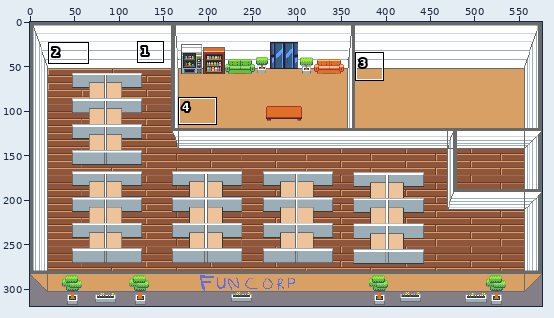
Pixel-art file: graphics/original_files/office_building.aseprite. The picture above shows the old version from afar; the outline marks the close-up.
Close-up. Before:
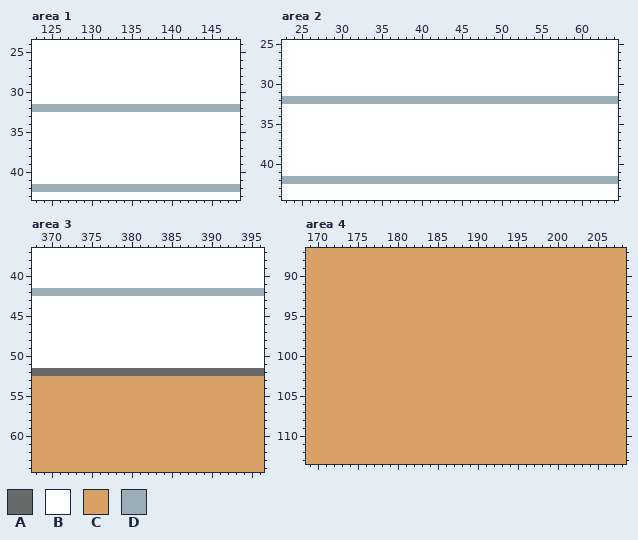
576x320 pixels, 1 frame. Shown: area 1: x 123..148, y 24..43; area 2: x 23..64, y 25..44; area 3: x 368..396, y 37..64; area 4: x 169..208, y 87..113. The commit also changed other parts of the picture, which this record leaves out.
Visible layers, top first: "Cubicles", "Big Conference Room/Big Conf Floor", "Lobby/MainDoor", "Lobby/Vending Machines", "Lobby/Main Desk", "Lobby/Couches", "Lobby/Plants", "Lobby/Lobby Floor", "Outdoors/Flowers", "Outdoors/Trees", "Walls/Fun Corp Text", "Walls/Walls", "Sidewalk", "Office Flooring".
Palette (. is transparent): A #696a6a  B #ffffff  C #d9a066  D #9badb7
Pixels before, area 1, first column x 123:
24 BBBBBBBBBBBBBBBBBBBBBBBBBB
25 BBBBBBBBBBBBBBBBBBBBBBBBBB
26 BBBBBBBBBBBBBBBBBBBBBBBBBB
27 BBBBBBBBBBBBBBBBBBBBBBBBBB
28 BBBBBBBBBBBBBBBBBBBBBBBBBB
29 BBBBBBBBBBBBBBBBBBBBBBBBBB
30 BBBBBBBBBBBBBBBBBBBBBBBBBB
31 BBBBBBBBBBBBBBBBBBBBBBBBBB
32 DDDDDDDDDDDDDDDDDDDDDDDDDD
33 BBBBBBBBBBBBBBBBBBBBBBBBBB
34 BBBBBBBBBBBBBBBBBBBBBBBBBB
35 BBBBBBBBBBBBBBBBBBBBBBBBBB
36 BBBBBBBBBBBBBBBBBBBBBBBBBB
37 BBBBBBBBBBBBBBBBBBBBBBBBBB
38 BBBBBBBBBBBBBBBBBBBBBBBBBB
39 BBBBBBBBBBBBBBBBBBBBBBBBBB
40 BBBBBBBBBBBBBBBBBBBBBBBBBB
41 BBBBBBBBBBBBBBBBBBBBBBBBBB
42 DDDDDDDDDDDDDDDDDDDDDDDDDD
43 BBBBBBBBBBBBBBBBBBBBBBBBBB
Pixels before, area 2, first column x 23:
25 BBBBBBBBBBBBBBBBBBBBBBBBBBBBBBBBBBBBBBBBBB
26 BBBBBBBBBBBBBBBBBBBBBBBBBBBBBBBBBBBBBBBBBB
27 BBBBBBBBBBBBBBBBBBBBBBBBBBBBBBBBBBBBBBBBBB
28 BBBBBBBBBBBBBBBBBBBBBBBBBBBBBBBBBBBBBBBBBB
29 BBBBBBBBBBBBBBBBBBBBBBBBBBBBBBBBBBBBBBBBBB
30 BBBBBBBBBBBBBBBBBBBBBBBBBBBBBBBBBBBBBBBBBB
31 BBBBBBBBBBBBBBBBBBBBBBBBBBBBBBBBBBBBBBBBBB
32 DDDDDDDDDDDDDDDDDDDDDDDDDDDDDDDDDDDDDDDDDD
33 BBBBBBBBBBBBBBBBBBBBBBBBBBBBBBBBBBBBBBBBBB
34 BBBBBBBBBBBBBBBBBBBBBBBBBBBBBBBBBBBBBBBBBB
35 BBBBBBBBBBBBBBBBBBBBBBBBBBBBBBBBBBBBBBBBBB
36 BBBBBBBBBBBBBBBBBBBBBBBBBBBBBBBBBBBBBBBBBB
37 BBBBBBBBBBBBBBBBBBBBBBBBBBBBBBBBBBBBBBBBBB
38 BBBBBBBBBBBBBBBBBBBBBBBBBBBBBBBBBBBBBBBBBB
39 BBBBBBBBBBBBBBBBBBBBBBBBBBBBBBBBBBBBBBBBBB
40 BBBBBBBBBBBBBBBBBBBBBBBBBBBBBBBBBBBBBBBBBB
41 BBBBBBBBBBBBBBBBBBBBBBBBBBBBBBBBBBBBBBBBBB
42 DDDDDDDDDDDDDDDDDDDDDDDDDDDDDDDDDDDDDDDDDD
43 BBBBBBBBBBBBBBBBBBBBBBBBBBBBBBBBBBBBBBBBBB
44 BBBBBBBBBBBBBBBBBBBBBBBBBBBBBBBBBBBBBBBBBB
Pixels before, area 3, first column x 368:
37 BBBBBBBBBBBBBBBBBBBBBBBBBBBBB
38 BBBBBBBBBBBBBBBBBBBBBBBBBBBBB
39 BBBBBBBBBBBBBBBBBBBBBBBBBBBBB
40 BBBBBBBBBBBBBBBBBBBBBBBBBBBBB
41 BBBBBBBBBBBBBBBBBBBBBBBBBBBBB
42 DDDDDDDDDDDDDDDDDDDDDDDDDDDDD
43 BBBBBBBBBBBBBBBBBBBBBBBBBBBBB
44 BBBBBBBBBBBBBBBBBBBBBBBBBBBBB
45 BBBBBBBBBBBBBBBBBBBBBBBBBBBBB
46 BBBBBBBBBBBBBBBBBBBBBBBBBBBBB
47 BBBBBBBBBBBBBBBBBBBBBBBBBBBBB
48 BBBBBBBBBBBBBBBBBBBBBBBBBBBBB
49 BBBBBBBBBBBBBBBBBBBBBBBBBBBBB
50 BBBBBBBBBBBBBBBBBBBBBBBBBBBBB
51 BBBBBBBBBBBBBBBBBBBBBBBBBBBBB
52 AAAAAAAAAAAAAAAAAAAAAAAAAAAAA
53 CCCCCCCCCCCCCCCCCCCCCCCCCCCCC
54 CCCCCCCCCCCCCCCCCCCCCCCCCCCCC
55 CCCCCCCCCCCCCCCCCCCCCCCCCCCCC
56 CCCCCCCCCCCCCCCCCCCCCCCCCCCCC
57 CCCCCCCCCCCCCCCCCCCCCCCCCCCCC
58 CCCCCCCCCCCCCCCCCCCCCCCCCCCCC
59 CCCCCCCCCCCCCCCCCCCCCCCCCCCCC
60 CCCCCCCCCCCCCCCCCCCCCCCCCCCCC
61 CCCCCCCCCCCCCCCCCCCCCCCCCCCCC
62 CCCCCCCCCCCCCCCCCCCCCCCCCCCCC
63 CCCCCCCCCCCCCCCCCCCCCCCCCCCCC
64 CCCCCCCCCCCCCCCCCCCCCCCCCCCCC
Pixels before, area 4, first column x 169:
 87 CCCCCCCCCCCCCCCCCCCCCCCCCCCCCCCCCCCCCCCC
 88 CCCCCCCCCCCCCCCCCCCCCCCCCCCCCCCCCCCCCCCC
 89 CCCCCCCCCCCCCCCCCCCCCCCCCCCCCCCCCCCCCCCC
 90 CCCCCCCCCCCCCCCCCCCCCCCCCCCCCCCCCCCCCCCC
 91 CCCCCCCCCCCCCCCCCCCCCCCCCCCCCCCCCCCCCCCC
 92 CCCCCCCCCCCCCCCCCCCCCCCCCCCCCCCCCCCCCCCC
 93 CCCCCCCCCCCCCCCCCCCCCCCCCCCCCCCCCCCCCCCC
 94 CCCCCCCCCCCCCCCCCCCCCCCCCCCCCCCCCCCCCCCC
 95 CCCCCCCCCCCCCCCCCCCCCCCCCCCCCCCCCCCCCCCC
 96 CCCCCCCCCCCCCCCCCCCCCCCCCCCCCCCCCCCCCCCC
 97 CCCCCCCCCCCCCCCCCCCCCCCCCCCCCCCCCCCCCCCC
 98 CCCCCCCCCCCCCCCCCCCCCCCCCCCCCCCCCCCCCCCC
 99 CCCCCCCCCCCCCCCCCCCCCCCCCCCCCCCCCCCCCCCC
100 CCCCCCCCCCCCCCCCCCCCCCCCCCCCCCCCCCCCCCCC
101 CCCCCCCCCCCCCCCCCCCCCCCCCCCCCCCCCCCCCCCC
102 CCCCCCCCCCCCCCCCCCCCCCCCCCCCCCCCCCCCCCCC
103 CCCCCCCCCCCCCCCCCCCCCCCCCCCCCCCCCCCCCCCC
104 CCCCCCCCCCCCCCCCCCCCCCCCCCCCCCCCCCCCCCCC
105 CCCCCCCCCCCCCCCCCCCCCCCCCCCCCCCCCCCCCCCC
106 CCCCCCCCCCCCCCCCCCCCCCCCCCCCCCCCCCCCCCCC
107 CCCCCCCCCCCCCCCCCCCCCCCCCCCCCCCCCCCCCCCC
108 CCCCCCCCCCCCCCCCCCCCCCCCCCCCCCCCCCCCCCCC
109 CCCCCCCCCCCCCCCCCCCCCCCCCCCCCCCCCCCCCCCC
110 CCCCCCCCCCCCCCCCCCCCCCCCCCCCCCCCCCCCCCCC
111 CCCCCCCCCCCCCCCCCCCCCCCCCCCCCCCCCCCCCCCC
112 CCCCCCCCCCCCCCCCCCCCCCCCCCCCCCCCCCCCCCCC
113 CCCCCCCCCCCCCCCCCCCCCCCCCCCCCCCCCCCCCCCC
The same view after the edit:
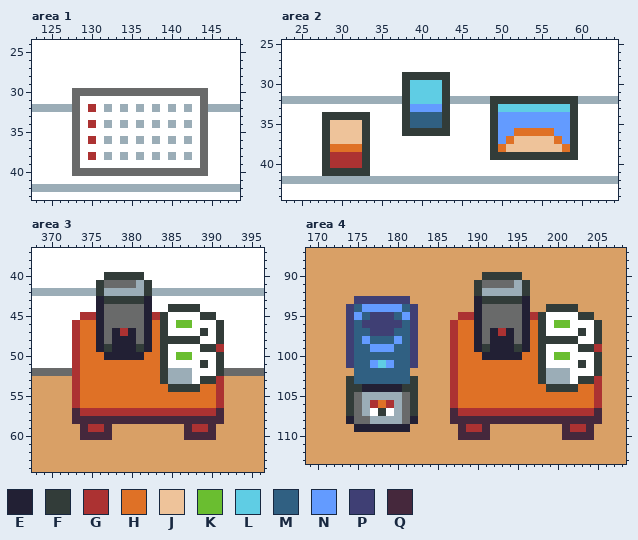
Colours new in this view: E #222034  F #323c39  G #ac3232  H #df7126  J #eec39a  K #6abe30  L #5fcde4  M #306082  N #639bff  P #3f3f74  Q #45283c
The exact change:
layer "Lobby/Coffee Table" added
layer "Lobby/Water Machine" added
layer "Big Conference Room/Coffee Table" added
layer "Desk Area/Wall Art" added
Changed rows in their new state; - is an unchanged pixel.
Area 1, layer "Desk Area/Wall Art":
first column x 128:
30 AAAAAAAAAAAAAAAAA
31 A---------------A
32 ABGB-B-B-B-B-B-BA
33 A---------------A
34 A-G-D-D-D-D-D-D-A
35 A---------------A
36 A-G-D-D-D-D-D-D-A
37 A---------------A
38 A-G-D-D-D-D-D-D-A
39 A---------------A
40 AAAAAAAAAAAAAAAAA
Area 2, layer "Desk Area/Wall Art":
first column x 28:
29 ----------FFFFFF----------------
30 ----------FLLLLF----------------
31 ----------FLLLLF----------------
32 ----------FLLLLF-----FFFFFFFFFFF
33 ----------FNNNNF-----FLLLLLLLLLF
34 FFFFFF----FMMMMF-----FNNNNNNNNNF
35 FJJJJF----FMMMMF-----FNNNNNNNNNF
36 FJJJJF----FFFFFF-----FNNHHHHHNNF
37 FJJJJF---------------FNHJJJJJHNF
38 FHHHHF---------------FHJJJJJJJHF
39 FGGGGF---------------FFFFFFFFFFF
40 FGGGGF--------------------------
41 FFFFFF--------------------------
Area 3, layer "Big Conference Room/Coffee Table":
first column x 373:
40 ----FFFFF----------
41 ---FAAAADF---------
42 ---F-----F---------
43 ---EFFFFFE---------
44 ---EAAAAAE--FFFF---
45 -GGEAAAAAEGF----FF-
46 GHHEAAAAAEHF-KK---F
47 GHHEAEGEAEHF----F-F
48 GHHEAEEEAEHFFFFF--F
49 GHHEFEEEFEHF----FFG
50 GHHHEEEEEHHF-KK---F
51 GHHHHHHHHHHF----F-F
52 GHHHHHHHHHHFDDDBBBF
53 GHHHHHHHHHHFDDDBFFG
54 GHHHHHHHHHHHFFFFHHG
55 GHHHHHHHHHHHHHHHHHG
56 GHHHHHHHHHHHHHHHHHG
57 QGGGGGGGGGGGGGGGGGQ
58 QQQQQQQQQQQQQQQQQQQ
59 -QGGQ---------QGGQ-
60 -QQQQ---------QQQQ-
Area 4, layers "Lobby/Water Machine", "Lobby/Coffee Table":
first column x 174:
 90 -----------------FFFFF----------
 91 ----------------FAAAADF---------
 92 ----------------FDDDDDF---------
 93 -PPPPPPP--------EFFFFFE---------
 94 PMNNNNNMP-------EAAAAAE--FFFF---
 95 PNMPPPMNP-----GGEAAAAAEGFBBBBFF-
 96 PMPPPPPMP----GHHEAAAAAEHFBKKBBBF
 97 PMMPPPMMP----GHHEAEGEAEHFBBBBFBF
 98 PMNMMMNMP----GHHEAEEEAEHFFFFFBBF
 99 PMMNNNMMP----GHHEFEEEFEHFBBBBFFG
100 PMMMMMMMP----GHHHEEEEEHHFBKKBBBF
101 PMMNLNMMP----GHHHHHHHHHHFBBBBFBF
102 -MMMMMMM-----GHHHHHHHHHHFDDDBBBF
103 FMMMMMMMF----GHHHHHHHHHHFDDDBFFG
104 FFEEEEEFF----GHHHHHHHHHHHFFFFHHG
105 FADDDDDAF----GHHHHHHHHHHHHHHHHHG
106 FADGHGDAF----GHHHHHHHHHHHHHHHHHG
107 FADBFBDAF----QGGGGGGGGGGGGGGGGGQ
108 EAADDDDAE----QQQQQQQQQQQQQQQQQQQ
109 -EEEEEEE------QGGQ---------QGGQ-
110 --------------QQQQ---------QQQQ-
Pixel boxes of the changes (left, top, right, bottom) in both close-ups:
changed: (72, 88, 208, 176)
changed: (402, 72, 450, 136)
changed: (490, 96, 578, 160)
changed: (322, 112, 370, 176)
changed: (72, 272, 224, 440)
changed: (450, 272, 602, 440)
changed: (346, 296, 418, 432)
